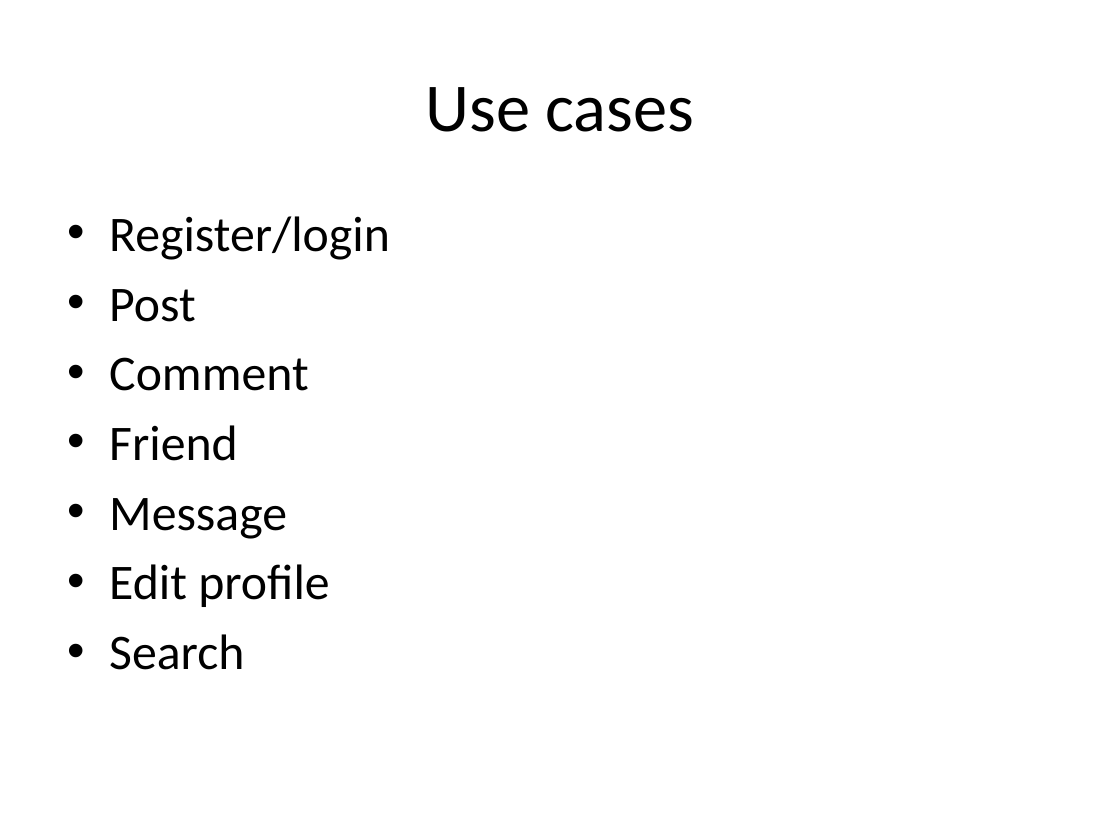
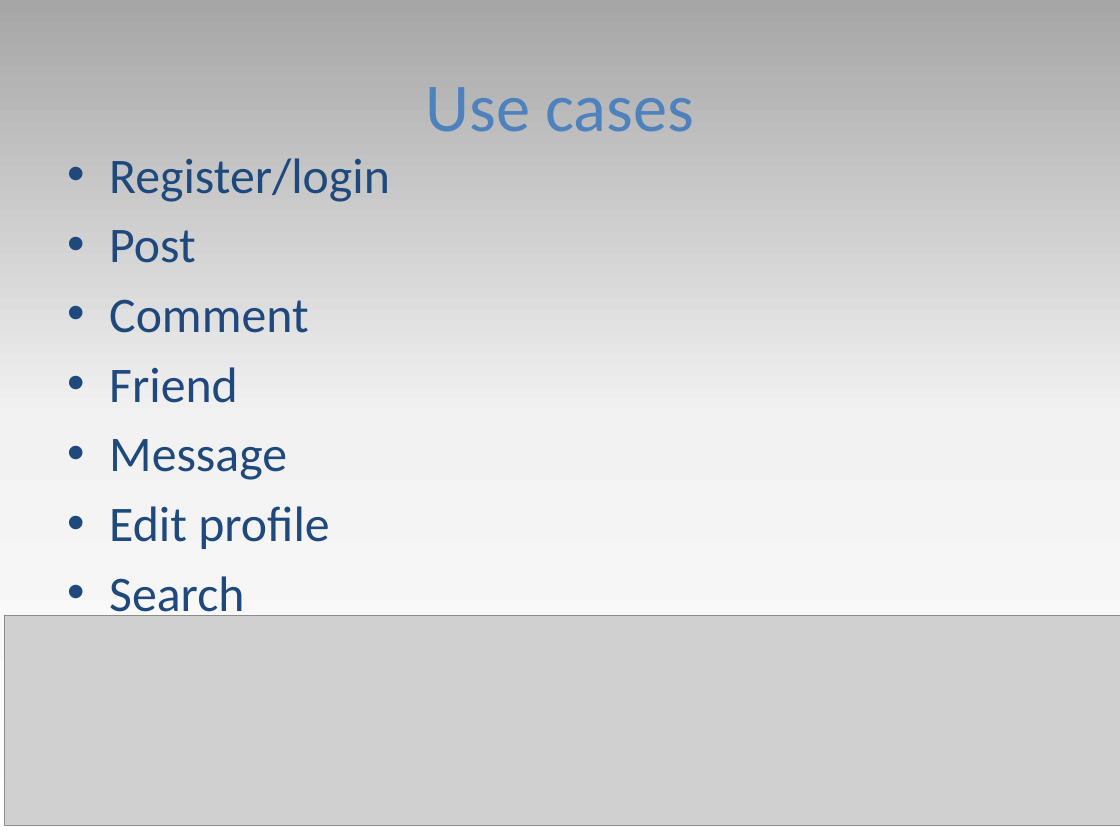
Before and after one commit to D4GGe/webProject, a slide deck: slide 2 of 7chan.pptx. Drawn at 1120x840 pixels with LibreOffice and Linux fonts; fonts in the diff are those of the drawing; grey boxes stand for pictures. Boxes give left, top, right and bottom in pixels: in the first picture for what was removed or moved away, otherwise in the second. Text is boxed around its words. In the diff, an @@ line names an element or a change of style, - is before the commit and + after.

Commit message:
powerpoint

```diff
--- a/7chan.pptx
+++ b/7chan.pptx
@@ background #FFFFFF to gradient #A6A6A6 to #F2F2F2 to #FFFFFF @@
@@ title "Use cases" at <box>425,87,694,132</box>: text colour #000000 to #4F81BD @@
@@ text "Register/login": place and size @@
-text "Register/login" at <box>109,216,390,670</box>
+text "Register/login" at <box>109,158,390,616</box>
@@ text "Register/login" at <box>109,158,390,616</box>: text colour #000000 to #1F497D @@
@@ picture added at <box>4,616,1120,827</box> @@
```
Also in this commit, not shown: 2 other slides changed, 1 slide added, 1 slide removed.
